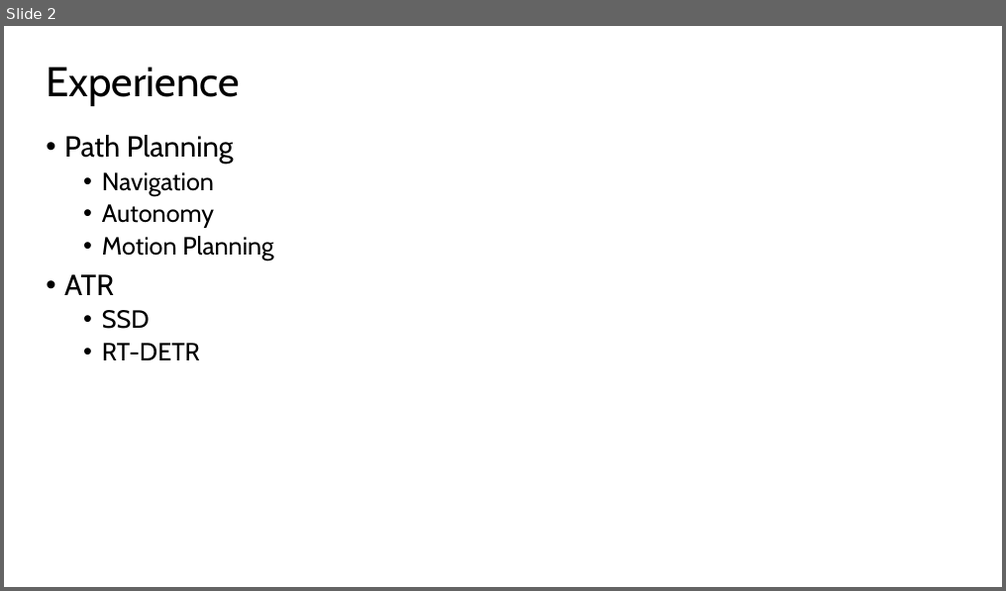
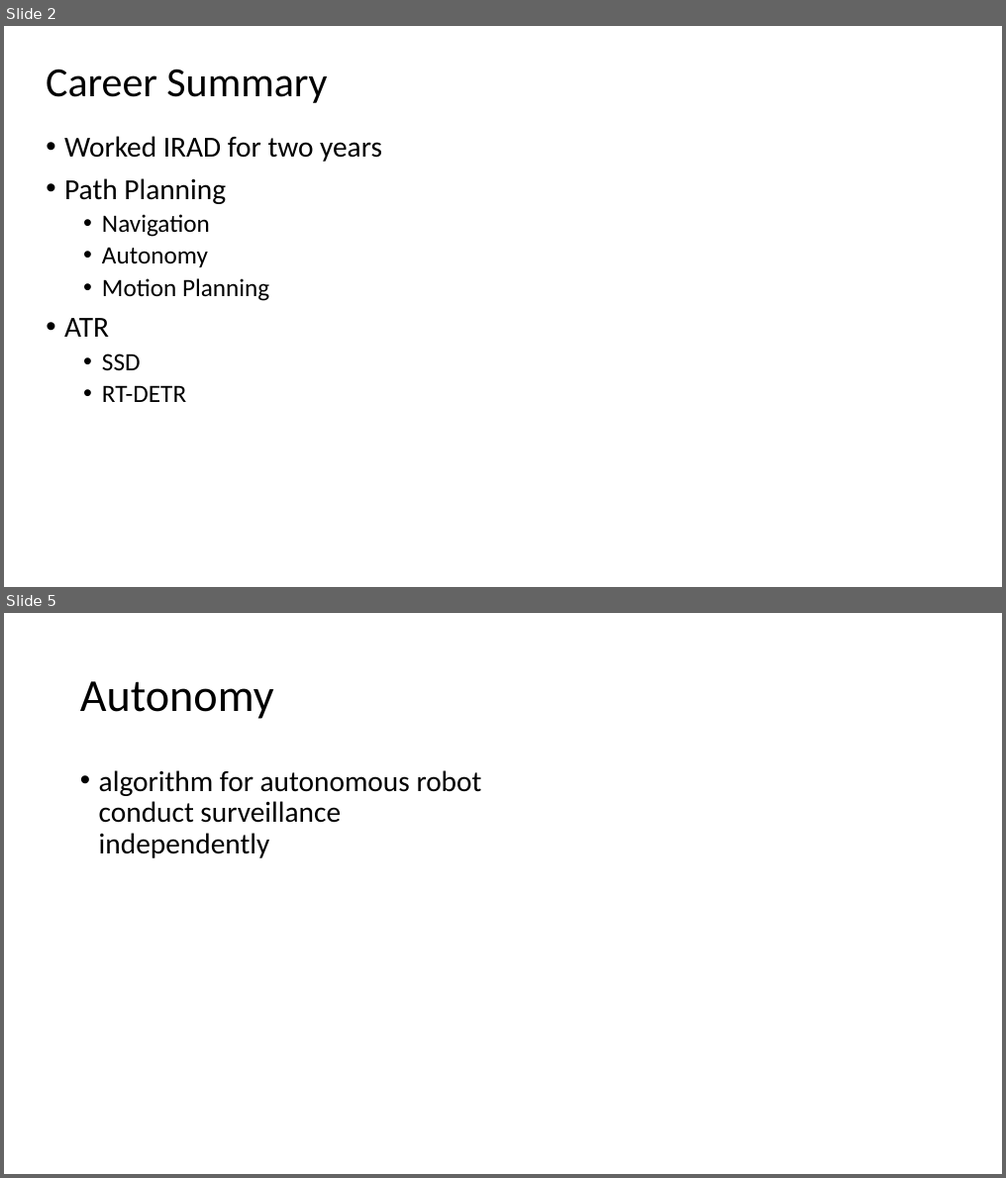
Before and after one commit to akshaygulabrao/flappybird-monorepo, a slide deck: Slides.pptx. Shown one above the other, each under a label of ours: slide 2 before the commit, slides 2 and 5 after it; the slides between them are not shown. The pictures are 1006x591 and 1006x1178 pixels, drawn with LibreOffice and Linux fonts; fonts in the diff are those of the drawing. Boxes give left, top, right and bottom in pixels: in the first picture for what was removed or moved away, otherwise in the second. Text is boxed around its words. In the diff, an @@ line names an element or a change of style, - is before the commit and + after.

```diff
--- a/Slides.pptx
+++ b/Slides.pptx
@@ slide 5 added at [4, 613, 1002, 1174], background #FFFFFF @@
@@ title added at [80, 681, 274, 719], 44 pt, text #000000 @@
+Autonomy
@@ text added at [99, 770, 482, 859], 28 pt, text #000000 @@
+• algorithm for autonomous robot conduct surveillance independently
@@ slide 2 changed as well @@
@@ text at [46, 69, 327, 103]: text changed; font Cabin to Calibri @@
-Experience
+Career Summary
@@ text at [64, 136, 382, 162]: paragraph added @@
+• Worked IRAD for two years
@@ text at [64, 178, 269, 402]: font Cabin to Calibri in "Path Planning", "Navigation", "Autonomy", "Motion Planning" and 3 more places @@
```
Also in this commit, not shown: 1 other slide changed, 7 other slides added, 14 slides removed, 6 other files.
